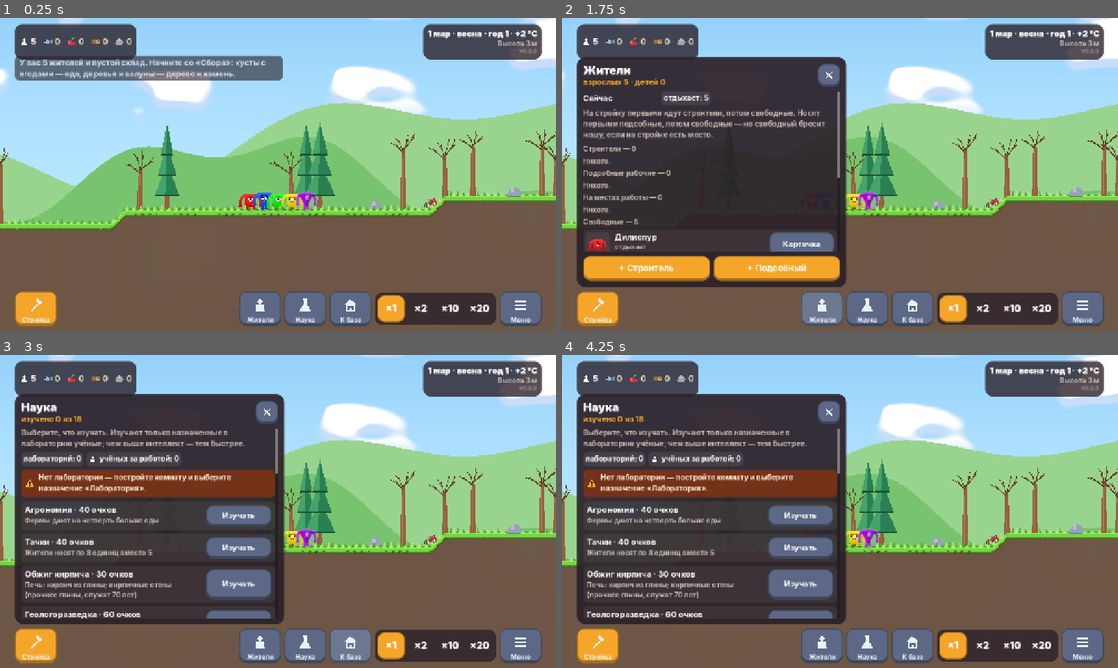
Above: before the commit, frames 1-4 (two rows, left to right).
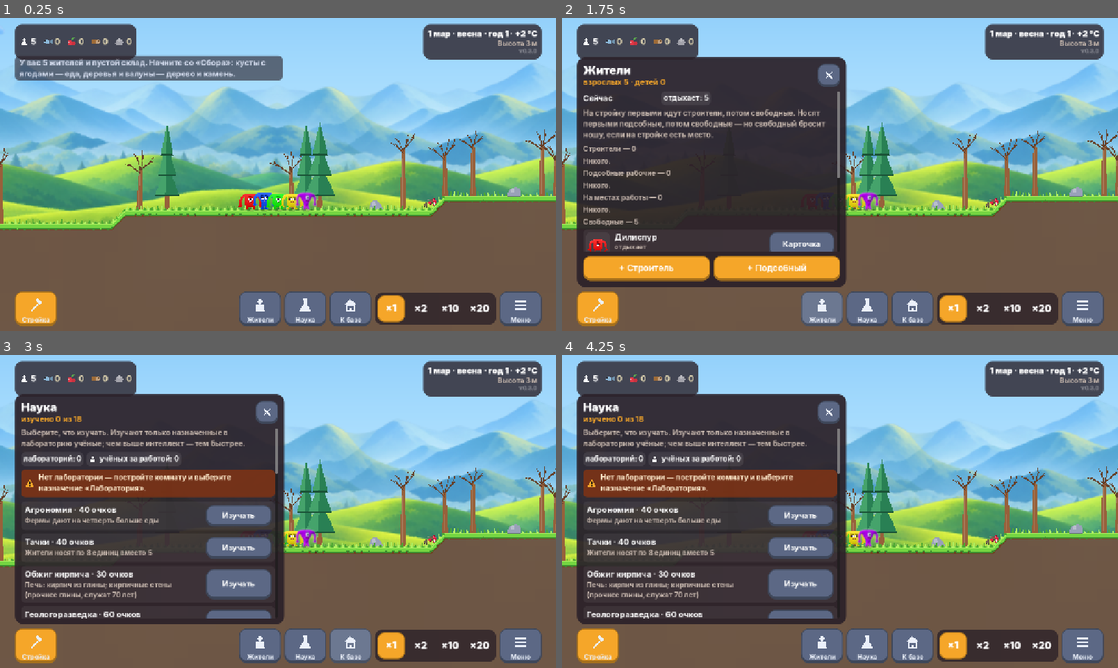
Above: after the commit, the same moments.

Repository: web-static-host/game1
Game: Godot game, scene res://scenes/main.tscn
The game is run twice, just before and just after one commit, with the same random seed, the same clock (stepped at 60 frames per second) and the same inputs.
Inputs (mouse positions are in pixels of both pictures, inside the frame that each line leads up to):
- Up to frame 1 (0.25 s): no input
- Up to frame 2 (1.75 s): click (595, 309) at 0.5 s; click (823, 309) at 1.27 s
- Up to frame 3 (3 s): click (305, 646) at 2.02 s; click (350, 646) at 2.77 s
- Up to frame 4 (4.25 s): click "×1" at 3.5 s

The runs differ from the first frame. In frame 1, 34% of the frame differs, in the area x 0-100%, y 0-66%; in frame 2, 17%; in frame 3, 17%; in frame 4, 17%.

Commit message:
Фон из картинок: горы, облака, лес в дымке и холмы слоями с параллаксом
Края слоёв сшиты (prepare.py), куски выбираются по номеру и сиду мира,
небо, ночь и зима остаются шейдерными.

Co-Authored-By: Claude Opus 5.5 <noreply@anthropic.com>
Claude-Session: https://claude.ai/code/session_01Gsst3hFuf1c6zM4f6Jt7o5

Diff:
--- a/scripts/main.gd
+++ b/scripts/main.gd
@@ -83,6 +83,10 @@
 	_sky.mouse_filter = Control.MOUSE_FILTER_IGNORE
 	var mat := ShaderMaterial.new()
 	mat.shader = load("res://shaders/sky.gdshader")
+	# Слои фона (горы, лес, холмы, облака) — картинки из assets/background/.
+	for n in ["mountains_1", "mountains_2", "forest_1", "forest_2", "hills_1", "clouds"]:
+		mat.set_shader_parameter(n, load("res://assets/background/%s.png" % n))
+	mat.set_shader_parameter("world_seed", float(world.gen.world_seed % 1000))
 	_sky.material = mat
 	sky_layer.add_child(_sky)
 
--- a/shaders/sky.gdshader
+++ b/shaders/sky.gdshader
@@ -1,17 +1,29 @@
 shader_type canvas_item;
 // Небо по высоте: светлое у горизонта → насыщенно-голубое выше → тёмно-синее в стратосфере
-// → чёрный космос со звёздами. У земли — холмы вдали и облака (с параллаксом).
+// → чёрный космос со звёздами. У земли — слои-картинки с параллаксом (assets/background/):
+// горы, облака, далёкий лес в дымке, холмы. Слой повторяется кусками; вариант куска
+// и отражение — от номера куска и сида мира (края всех вариантов сшиты, см. art_src/backgrounds).
 
 uniform float alt_top = 100.0;
 uniform float alt_bottom = 0.0;
 // 1 — день, 0 — ночь.
 uniform float daylight = 1.0;
-// Зимой небо бледное, холмы и облака светлее.
+// Зимой небо бледное, горы и холмы светлее.
 uniform float winter = 0.0;
 // Камера по x (в клетках), ширина экрана в клетках, высота земли у базы.
 uniform float cam_x = 0.0;
 uniform float view_w = 60.0;
 uniform float ground_alt = 0.0;
+// Сид мира (0..999) — порядок кусков слоёв.
+uniform float world_seed = 0.0;
+
+uniform sampler2D mountains_1 : source_color, filter_linear_mipmap, repeat_disable;
+uniform sampler2D mountains_2 : source_color, filter_linear_mipmap, repeat_disable;
+uniform sampler2D forest_1 : source_color, filter_linear_mipmap, repeat_disable;
+uniform sampler2D forest_2 : source_color, filter_linear_mipmap, repeat_disable;
+uniform sampler2D hills_1 : source_color, filter_linear_mipmap, repeat_disable;
+// Атлас из 5 облаков в ряд.
+uniform sampler2D clouds : source_color, filter_linear_mipmap, repeat_disable;
 
 float hash(vec2 p) {
 	return fract(sin(dot(p, vec2(12.9898, 78.233))) * 43758.5453);
@@ -23,6 +35,35 @@
 	vec2 u = f * f * (3.0 - 2.0 * f);
 	return mix(mix(hash(i), hash(i + vec2(1.0, 0.0)), u.x),
 		mix(hash(i + vec2(0.0, 1.0)), hash(i + vec2(1.0, 1.0)), u.x), u.y);
+}
+
+float h01(float i, float salt) {
+	return hash(vec2(i * 0.6180339 + salt * 17.13, world_seed * 0.731 + salt * 3.7));
+}
+
+// Кусок слоя под пикселем: xy — uv в картинке (u уже отражён), z — вариант (0/1),
+// w — 0, если пиксель выше картинки. g — непрерывные координаты для textureGrad
+// (без скачка на стыке кусков, иначе на шве берётся мелкий мип и видна линия).
+vec4 layer_uv(float lx, float above, float tile_w, float base, float tile_h, float salt, float nvar, bool mirror_ok, out vec2 g) {
+	float t = lx / tile_w;
+	float ti = floor(t);
+	float u = t - ti;
+	float variant = min(nvar - 1.0, floor(h01(ti, salt) * nvar));
+	if (mirror_ok && h01(ti + 0.5, salt + 5.0) > 0.5) {
+		u = 1.0 - u;
+	}
+	float v = 1.0 - (above - base) / tile_h;
+	g = vec2(t, -above / tile_h);
+	return vec4(u, clamp(v, 0.0, 1.0), variant, step(0.0, v));
+}
+
+// Слой поверх цвета: дымка к горизонту, зимой светлее и бледнее.
+vec3 over(vec3 c, vec4 tex, float haze, vec3 horizon, inout float cover) {
+	vec3 col = mix(tex.rgb, horizon, haze);
+	float l = dot(col, vec3(0.3, 0.59, 0.11));
+	col = mix(col, mix(vec3(l), vec3(0.9, 0.93, 0.98), 0.55) * 1.08, winter * 0.75);
+	cover = max(cover, tex.a);
+	return mix(c, col, tex.a);
 }
 
 void fragment() {
@@ -38,30 +79,66 @@
 	c = mix(c, high, smoothstep(9000.0, 35000.0, alt));
 	c = mix(c, space, smoothstep(50000.0, 100000.0, alt));
 
-	// Облака: пухлые пятна шума в полосе над землёй, медленно плывут.
-	float cx = cam_x * 0.25 + (UV.x - 0.5) * view_w + TIME * 0.25;
-	float band = smoothstep(5.0, 8.0, above) * (1.0 - smoothstep(18.0, 22.0, above));
-	float n = noise(vec2(cx / 7.0, above / 3.0)) * 0.65 + noise(vec2(cx / 2.5, above / 1.4)) * 0.35;
-	float cloud = smoothstep(0.62, 0.68, n) * band;
-	float under = smoothstep(0.62, 0.68, noise(vec2(cx / 7.0, (above + 0.6) / 3.0)) * 0.65 + noise(vec2(cx / 2.5, (above + 0.6) / 1.4)) * 0.35) * band;
-	vec3 cloud_col = mix(vec3(0.78, 0.86, 0.97), vec3(1.0), cloud - under * 0.0);
-	c = mix(c, vec3(0.8, 0.87, 0.97), (under - cloud * 0.0) * (1.0 - cloud) * 0.9);
-	c = mix(c, cloud_col, cloud);
+	float px = (UV.x - 0.5) * view_w;
+	float cover = 0.0;
+	vec2 g;
+	vec4 q;
+	vec4 tex;
 
-	// Холмы вдали: два слоя с параллаксом.
-	float hx1 = cam_x * 0.35 + (UV.x - 0.5) * view_w;
-	float h1 = ground_alt + 5.0 + 3.0 * sin(hx1 / 9.0) + 1.5 * sin(hx1 / 3.7 + 1.0);
-	float hx2 = cam_x * 0.55 + (UV.x - 0.5) * view_w;
-	float h2 = ground_alt + 2.5 + 2.5 * sin(hx2 / 6.0 + 2.0) + 1.2 * sin(hx2 / 2.3);
-	vec3 far_col = mix(vec3(0.6, 0.83, 0.56), vec3(0.84, 0.89, 0.94), winter);
-	vec3 near_col = mix(vec3(0.47, 0.77, 0.43), vec3(0.91, 0.94, 0.97), winter);
-	c = mix(c, far_col, step(alt, h1));
-	c = mix(c, near_col, step(alt, h2));
+	// Горы: кусок 36 клеток, низ чуть под землёй, параллакс 0.15.
+	// Производные — вне ветвлений: внутри них на мобильных GPU они не определены.
+	q = layer_uv(cam_x * 0.15 + px, above, 36.0, -2.0, 36.0 * 485.0 / 1199.0, 1.0, 2.0, true, g);
+	vec2 dx = dFdx(g), dy = dFdy(g);
+	if (q.w > 0.0) {
+		tex = q.z < 0.5 ? textureGrad(mountains_1, q.xy, dx, dy) : textureGrad(mountains_2, q.xy, dx, dy);
+		c = over(c, tex, 0.12, horizon, cover);
+	}
+
+	// Облака: слоты по 30 клеток, в слоте одно облако (или пусто), плывут.
+	float cx = cam_x * 0.1 + px + TIME * 0.25;
+	float si = floor(cx / 30.0);
+	float cw = 8.0 + h01(si, 22.0) * 4.0;
+	float ch = cw * 160.0 / 384.0;
+	vec2 cg = vec2(cx / cw / 5.0, -above / ch);
+	vec2 cdx = dFdx(cg), cdy = dFdy(cg);
+	if (h01(si, 20.0) < 0.7) {
+		float k = floor(h01(si, 21.0) * 4.999);
+		float off = h01(si, 23.0) * (30.0 - cw);
+		float cy = 8.0 + h01(si, 24.0) * 5.0;
+		float u = (cx - si * 30.0 - off) / cw;
+		float v = 1.0 - (above - cy) / ch;
+		if (u >= 0.0 && u <= 1.0 && v >= 0.0 && v <= 1.0) {
+			if (h01(si, 25.0) > 0.5) {
+				u = 1.0 - u;
+			}
+			tex = textureGrad(clouds, vec2((k + u) / 5.0, v), cdx, cdy);
+			c = over(c, tex, 0.0, horizon, cover);
+		}
+	}
+
+	// Далёкий лес в дымке: кусок 30 клеток, параллакс 0.3.
+	q = layer_uv(cam_x * 0.3 + px, above, 30.0, 1.0, 30.0 * 165.0 / 1199.0, 2.0, 2.0, true, g);
+	dx = dFdx(g);
+	dy = dFdy(g);
+	if (q.w > 0.0) {
+		tex = q.z < 0.5 ? textureGrad(forest_1, q.xy, dx, dy) : textureGrad(forest_2, q.xy, dx, dy);
+		c = over(c, tex, 0.3, horizon, cover);
+	}
+
+	// Холмы: кусок 30 клеток, параллакс 0.45. Вариант пока один — без отражения,
+	// иначе на стыке видна симметрия.
+	q = layer_uv(cam_x * 0.45 + px, above, 30.0, -4.0, 30.0 * 323.0 / 1199.0, 3.0, 1.0, false, g);
+	dx = dFdx(g);
+	dy = dFdy(g);
+	if (q.w > 0.0) {
+		tex = textureGrad(hills_1, q.xy, dx, dy);
+		c = over(c, tex, 0.0, horizon, cover);
+	}
 
 	// Ночь: небо тёмно-синее.
-	vec3 night = vec3(0.02, 0.04, 0.12) + c * 0.08;
+	vec3 night = vec3(0.02, 0.04, 0.12) + c * mix(0.08, 0.14, cover);
 	c = mix(night, c, daylight);
 	float star = step(0.997, hash(floor(FRAGCOORD.xy / 2.0)));
-	c += vec3(star) * max(smoothstep(30000.0, 90000.0, alt), (1.0 - daylight) * 0.8) * 0.9;
+	c += vec3(star) * (1.0 - cover) * max(smoothstep(30000.0, 90000.0, alt), (1.0 - daylight) * 0.8) * 0.9;
 	COLOR = vec4(c, 1.0);
 }
--- /dev/null
+++ b/tests/sky_preview.gd
@@ -0,0 +1,41 @@
+extends SceneTree
+## Снимки фона (горы, облака, лес, холмы с параллаксом) в разных местах карты и зимой.
+##   xvfb-run godot --path . --resolution 1280x720 -s res://tests/sky_preview.gd -- <папка>
+
+var _main: Node
+var _frame := 0
+var _out := "user://"
+## [кадр, сдвиг камеры по x в клетках, зум, зима?, имя снимка]
+const SHOTS := [
+	[20, 0, 1.0, false, "sky_home"],
+	[30, 70, 1.0, false, "sky_east"],
+	[40, -160, 1.0, false, "sky_west"],
+	[50, 30, 0.55, false, "sky_far"],
+	[60, 0, 1.0, true, "sky_winter"],
+]
+
+
+func _initialize() -> void:
+	var args := OS.get_cmdline_user_args()
+	if args.size() > 0:
+		_out = args[0]
+	if FileAccess.file_exists(SaveSystem.DEFAULT_PATH):
+		DirAccess.remove_absolute(ProjectSettings.globalize_path(SaveSystem.DEFAULT_PATH))
+	_main = load("res://scenes/main.tscn").instantiate()
+	root.add_child(_main)
+
+
+func _process(_delta: float) -> bool:
+	_frame += 1
+	for s in SHOTS:
+		if _frame == s[0] - 6:
+			var home: Vector2i = _main._home
+			var x: int = home.x + s[1]
+			_main.world_view.focus_cell(Vector2i(x, _main.world.gen.surface_y(x) - 5))
+			_main.camera.zoom = Vector2(s[2], s[2])
+			_main.colony.game_time = Colony.YEAR - Colony.CALENDAR_START + Colony.MONTH * 0.5 if s[3] else Colony.MONTH * 4.5
+		if _frame == s[0]:
+			var path := _out.path_join(s[4] + ".png")
+			root.get_texture().get_image().save_png(path)
+			print("saved ", path)
+	return _frame > SHOTS[-1][0]
Binary file added: assets/background/clouds.png
Not shown, added: assets/background/clouds.png.import
Binary file added: assets/background/forest_1.png
Not shown, added: assets/background/forest_1.png.import
Binary file added: assets/background/forest_2.png
Not shown, added: assets/background/forest_2.png.import
Binary file added: assets/background/hills_1.png
Not shown, added: assets/background/hills_1.png.import
Binary file added: assets/background/mountains_1.png
Not shown, added: assets/background/mountains_1.png.import
Binary file added: assets/background/mountains_2.png
Not shown, added: assets/background/mountains_2.png.import
(and 4 more such lines)
